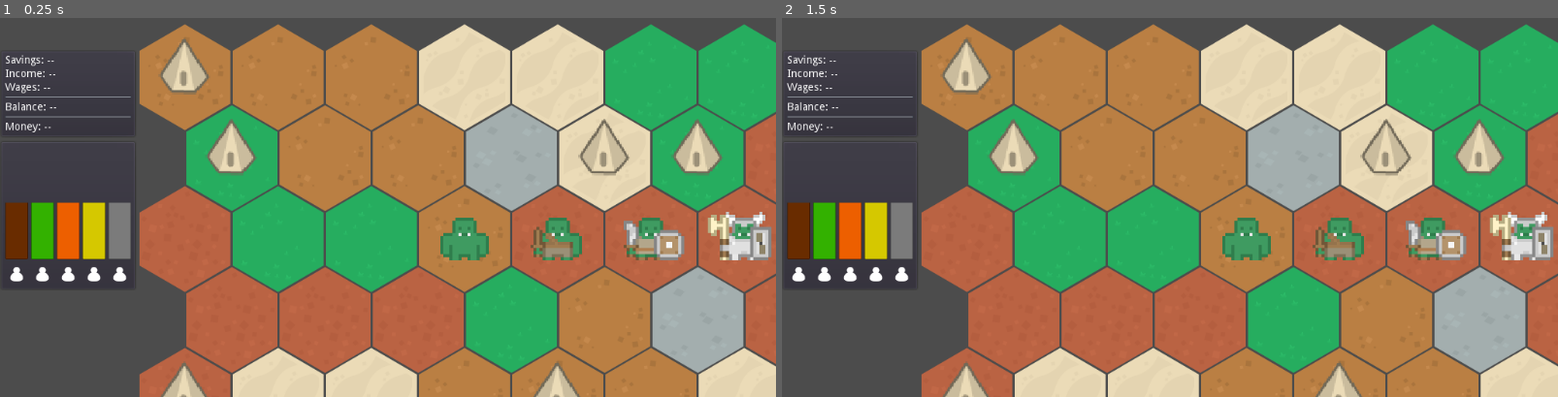
Above: before the commit, frames 1-2 (left to right).
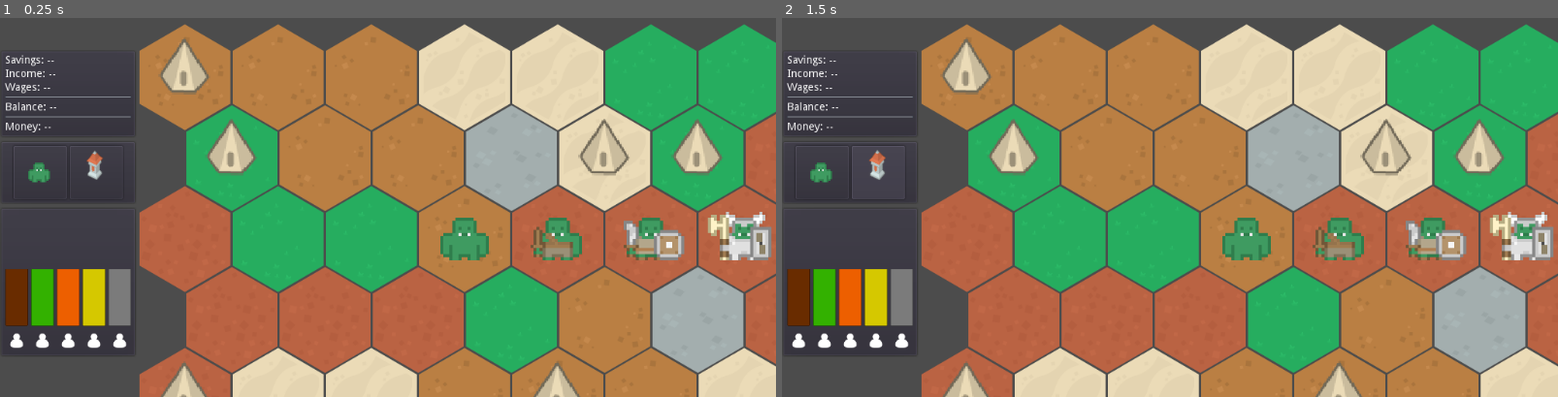
Above: after the commit, the same moments.

Repository: GreenArmadilloLizard/MPSlay
Game: Godot game, scene res://Level/World_1.tscn
The game is run twice, just before and just after one commit, with the same random seed, the same clock (stepped at 60 frames per second) and the same inputs. This scene is started directly instead of the project's main scene.
Inputs (mouse positions are in pixels of both pictures, inside the frame that each line leads up to):
- Up to frame 1 (0.25 s): no input
- Up to frame 2 (1.5 s): click (820, 173) at 0.52 s; click (875, 173) at 1.27 s

The runs differ from the first frame. In frame 1, 5.0% of the frame differs, in the area x 0-17%, y 35-89%; in frame 2, 5.0%, in the area x 0-17%, y 33-89%.

Commit message:
- Buy Buttons

Diff:
--- a/Level/World_1.tscn
+++ b/Level/World_1.tscn
@@ -1,7 +1,7 @@
 [gd_scene load_steps=19 format=2]
 
 [ext_resource path="res://Scripts/GameLogic.gd" type="Script" id=1]
-[ext_resource path="res://Scripts/Maps.gd" type="Script" id=2]
+[ext_resource path="res://Scripts/MapManager.gd" type="Script" id=2]
 [ext_resource path="res://Asstes/TileMap/dirt_06.png" type="Texture" id=3]
 [ext_resource path="res://Asstes/TileMap/grass_05.png" type="Texture" id=4]
 [ext_resource path="res://Asstes/TileMap/mars_07.png" type="Texture" id=5]
@@ -14,7 +14,7 @@
 [ext_resource path="res://Asstes/Objects/unit_t3.png" type="Texture" id=12]
 [ext_resource path="res://Asstes/Objects/unit_t4.png" type="Texture" id=13]
 [ext_resource path="res://Asstes/Effects/sleep_Z.png" type="Texture" id=14]
-[ext_resource path="res://Scenes/UIInfo.tscn" type="PackedScene" id=15]
+[ext_resource path="res://Scenes/UI/UIInfo.tscn" type="PackedScene" id=15]
 
 [sub_resource type="TileSet" id=1]
 0/name = "dirt_06.png 0"
--- a/Scenes/Human.tscn
+++ b/Scenes/Human.tscn
@@ -1,6 +1,6 @@
 [gd_scene load_steps=2 format=2]
 
-[ext_resource path="res://Scripts/Human.gd" type="Script" id=1]
+[ext_resource path="res://Scripts/AI/Human.gd" type="Script" id=1]
 
 [node name="Human" type="Node2D"]
 script = ExtResource( 1 )
@@ -10,3 +10,15 @@
 points = PoolVector2Array( 0, 0, 0, 0 )
 default_color = Color( 0.968627, 0.141176, 0.0392157, 0.643137 )
 texture_mode = 807499888
+
+[node name="CanvasLayer" type="CanvasLayer" parent="."]
+
+[node name="BuyingUnit" type="TextureRect" parent="CanvasLayer"]
+margin_left = -24.576
+margin_top = -30.0
+margin_right = 25.424
+margin_bottom = 30.0
+expand = true
+__meta__ = {
+"_edit_use_anchors_": false
+}
--- a/Scenes/NPC.tscn
+++ b/Scenes/NPC.tscn
@@ -1,6 +1,7 @@
 [gd_scene load_steps=2 format=2]
 
-[ext_resource path="res://Scripts/AI.gd" type="Script" id=1]
+[ext_resource path="res://Scripts/AI/AI.gd" type="Script" id=1]
+
 
 [node name="NPC" type="Node2D"]
 script = ExtResource( 1 )
--- a/Scenes/UIInfo.tscn
+++ b/Scenes/UI/UIInfo.tscn
@@ -1,9 +1,11 @@
-[gd_scene load_steps=5 format=2]
+[gd_scene load_steps=7 format=2]
 
 [ext_resource path="res://Scripts/UI/UIInfo.gd" type="Script" id=1]
 [ext_resource path="res://Scripts/UI/UI_BaseInfo.gd" type="Script" id=2]
 [ext_resource path="res://Scripts/UI/UI_PlayerInfo.gd" type="Script" id=3]
 [ext_resource path="res://Scenes/UI/UI_Player_Strength_Bar.tscn" type="PackedScene" id=4]
+[ext_resource path="res://Asstes/Objects/unit_t1.png" type="Texture" id=5]
+[ext_resource path="res://Asstes/Objects/tower.png" type="Texture" id=6]
 
 [node name="UIInfo" type="CanvasLayer"]
 script = ExtResource( 1 )
@@ -14,9 +16,11 @@
 margin_top = -159.0
 margin_right = 180.0
 margin_bottom = 159.0
+__meta__ = {
+"_edit_use_anchors_": false
+}
 
 [node name="BaseInfo" type="PanelContainer" parent="WindowContainer"]
-editor/display_folded = true
 margin_right = 180.0
 margin_bottom = 116.0
 script = ExtResource( 2 )
@@ -30,18 +34,24 @@
 [node name="Savings" type="Label" parent="WindowContainer/BaseInfo/VBoxContainer"]
 margin_right = 166.0
 margin_bottom = 14.0
+hint_tooltip = "How much money your Base has saved from last turn."
+mouse_filter = 0
 text = "Savings: --"
 
 [node name="Income" type="Label" parent="WindowContainer/BaseInfo/VBoxContainer"]
 margin_top = 18.0
 margin_right = 166.0
 margin_bottom = 32.0
+hint_tooltip = "Based on how many tiles are under control."
+mouse_filter = 0
 text = "Income: --"
 
 [node name="Wages" type="Label" parent="WindowContainer/BaseInfo/VBoxContainer"]
 margin_top = 36.0
 margin_right = 166.0
 margin_bottom = 50.0
+hint_tooltip = "Based on how much money your Units cost per turn."
+mouse_filter = 0
 text = "Wages: --"
 
 [node name="HSeparator" type="HSeparator" parent="WindowContainer/BaseInfo/VBoxContainer"]
@@ -53,6 +63,8 @@
 margin_top = 62.0
 margin_right = 166.0
 margin_bottom = 76.0
+hint_tooltip = "How much money your Base had on the start of the turn."
+mouse_filter = 0
 text = "Balance: --"
 
 [node name="HSeparator2" type="HSeparator" parent="WindowContainer/BaseInfo/VBoxContainer"]
@@ -64,12 +76,47 @@
 margin_top = 88.0
 margin_right = 166.0
 margin_bottom = 102.0
+hint_tooltip = "How much money your Base has left this turn."
+mouse_filter = 0
 text = "Money: --"
 
-[node name="PlayerInfo" type="PanelContainer" parent="WindowContainer"]
+[node name="Shop" type="PanelContainer" parent="WindowContainer"]
 margin_top = 120.0
 margin_right = 180.0
-margin_bottom = 318.0
+margin_bottom = 204.0
+
+[node name="HBoxContainer" type="HBoxContainer" parent="WindowContainer/Shop"]
+margin_left = 18.0
+margin_top = 7.0
+margin_right = 162.0
+margin_bottom = 77.0
+size_flags_horizontal = 4
+
+[node name="BuyTroopButt" type="Button" parent="WindowContainer/Shop/HBoxContainer"]
+margin_right = 70.0
+margin_bottom = 70.0
+rect_min_size = Vector2( 70, 70 )
+hint_tooltip = "Cost: 10"
+focus_mode = 0
+enabled_focus_mode = 0
+icon = ExtResource( 5 )
+expand_icon = true
+
+[node name="BuyTowerButt" type="Button" parent="WindowContainer/Shop/HBoxContainer"]
+margin_left = 74.0
+margin_right = 144.0
+margin_bottom = 70.0
+rect_min_size = Vector2( 70, 70 )
+hint_tooltip = "Cost: 30"
+focus_mode = 0
+enabled_focus_mode = 0
+icon = ExtResource( 6 )
+expand_icon = true
+
+[node name="PlayerInfo" type="PanelContainer" parent="WindowContainer"]
+margin_top = 208.0
+margin_right = 180.0
+margin_bottom = 406.0
 script = ExtResource( 3 )
 
 [node name="PlayerBars" type="HBoxContainer" parent="WindowContainer/PlayerInfo"]
@@ -100,3 +147,5 @@
 margin_left = 136.0
 margin_right = 166.0
 tint_color = Color( 0.517647, 0.517647, 0.517647, 1 )
+[connection signal="pressed" from="WindowContainer/Shop/HBoxContainer/BuyTroopButt" to="." method="_on_BuyTroopButt_pressed"]
+[connection signal="pressed" from="WindowContainer/Shop/HBoxContainer/BuyTowerButt" to="." method="_on_BuyTowerButt_pressed"]
--- a/Scenes/UI/UI_Player_Strength_Bar.tscn
+++ b/Scenes/UI/UI_Player_Strength_Bar.tscn
@@ -1,8 +1,9 @@
 [gd_scene load_steps=4 format=2]
 
-[ext_resource path="res://Scenes/UI/UI_Player_Strength_Bar.gd" type="Script" id=1]
+[ext_resource path="res://Scripts/UI/UI_Player_Strength_Bar.gd" type="Script" id=1]
 [ext_resource path="res://Asstes/UI/grey_panel.png" type="Texture" id=2]
 [ext_resource path="res://Asstes/UI/Icons/small/singleplayer.png" type="Texture" id=3]
+
 
 [node name="Player1" type="VBoxContainer"]
 margin_right = 30.0
--- a/Scripts/AI.gd
+++ b/Scripts/AI/AI.gd
@@ -1,30 +1,12 @@
 extends Player
+
+var map_manager_class := load("res://Scripts/MapManager.gd")
 # Moves are of the form ["move", pos1, pos2]
 
-enum tile_object{
-	Empty = -1,
-	Base = 0,
-	Tower = 1
-	Peasant = 2
-	}
+var map_simulation = null
 
-func start_turn(): # TODO: first buy, then move
-	# Find own Objects
-	var my_peasants = []
-	for obj in map_manager.object_map.get_used_cells():
-		if map_manager.get_team(obj) == player_info.team && map_manager.get_object(obj) == map_manager.tile_object.Peasant:
-			my_peasants.append(obj)
-	if len(my_peasants) == 0:
-		emit_signal("end_turn", player_info)
-		return
-	var moves = get_possible_moves_for_object(my_peasants[randi() % len(my_peasants)])
-	if len(moves) == 0:
-		emit_signal("end_turn", player_info)
-		return
-	var move = moves[randi() % len(moves)]
-	if move[0] == "move":
-		emit_signal("move_object", player_info, map_manager.map_to_world(move[1]), map_manager.map_to_world(move[2]))
-	emit_signal("end_turn", player_info)
+func start_turn():
+	map_simulation = get_copy_of_map(map_manager)
 
 func get_possible_moves_for_object(map_pos):
 	var moves = []
@@ -46,3 +28,16 @@
 		# TODO: all possible buys and places
 
 	return moves
+
+func get_copy_of_map(map_manager):
+	var new_manager = map_manager_class.new()
+	new_manager.ai_reset_map()
+
+	for cell in map_manager.get_all_tiles():
+		new_manager.floor_map.set_cellv(cell, map_manager.floor_map.get_cellv(cell))
+
+	for cell in map_manager.get_all_objects():
+		new_manager.object_map.set_cellv(cell, map_manager.object_map.get_cellv(cell))
+
+	new_manager._ready()
+	return new_manager
--- /dev/null
+++ b/Scripts/AI/Human.gd
@@ -0,0 +1,62 @@
+extends Player
+
+onready var cursor_image := $CanvasLayer/BuyingUnit
+onready var arrow := $Arrow
+
+export var alt_arrow_mode := false
+
+var start_lmb : Vector2
+var selected_buy := -1
+
+func _ready():
+	arrow.visible = false
+	set_process(true)
+
+func _input(event):
+	if event.is_action_pressed("move_object"):
+		if selected_buy == -1:
+			start_lmb = get_global_mouse_position()
+			arrow.points[0] = map_manager.map_to_world(map_manager.world_to_map(get_global_mouse_position())) + Vector2(10,15)
+			arrow.visible = true
+	elif event.is_action_released("move_object"):
+		if selected_buy == -1:
+			emit_signal("move_object", player_info, start_lmb , get_global_mouse_position())
+			arrow.visible = false
+		else:
+			emit_signal("place_object", player_info, get_global_mouse_position(), selected_buy)
+			set_selected_buy(-1)
+	elif event.is_action_pressed("place_object"):
+		emit_signal("place_object", player_info, get_global_mouse_position(), MapManager.tile_object.Peasant)
+	elif event.is_action_released("place_object"):
+		pass
+	elif event.is_action_pressed("end_turn"):
+		emit_signal("end_turn", player_info)
+	elif event.is_action_pressed("delete"):
+		emit_signal("remove_object", player_info, get_global_mouse_position())
+	elif event.is_action_pressed("ui_cancel"):
+		set_selected_buy(-1)
+
+func set_selected_buy(index):
+	if selected_buy == index:
+		return
+	if index != -1:
+		var obj_tex = map_manager.object_map.tile_set.tile_get_texture(index)
+		cursor_image.texture = obj_tex
+		cursor_image.visible = true
+	else:
+		cursor_image.visible = false
+	selected_buy = index
+
+func _process(delta):
+	if arrow.visible:
+		if alt_arrow_mode:
+			arrow.points[1] = map_manager.map_to_world(map_manager.world_to_map(get_global_mouse_position())) + Vector2(10,15)
+		else:
+			arrow.points[1] = get_global_mouse_position()
+	if cursor_image.visible:
+		cursor_image.rect_position = get_viewport().get_mouse_position()
+
+
+func _on_unit_buy(unit_index):
+	set_selected_buy(unit_index)
+	print("Buying Unit " + str(unit_index))
--- a/Scripts/Player.gd
+++ b/Scripts/AI/Player.gd
@@ -28,4 +28,4 @@
 		start_turn()
 
 func start_turn():
-	print("ITS YOUR TURN " + str(name))
+	print("It's your turn " + str(player_info.name))
--- a/Scripts/GameLogic.gd
+++ b/Scripts/GameLogic.gd
@@ -33,11 +33,11 @@
 	# set vars
 	client_player.set_network_master(selfPeerID)
 	client_player.init(Network.my_info, self, map)
+	$UIInfo.connect("unit_buy", client_player, "_on_unit_buy")
 
 	if selfPeerID == 1: # Load NPC, connect with end of turn
 		for player in Network.player_info:
 			possilbe_teams.erase(Network.player_info[player].team)
-		print(possilbe_teams)
 		for free_team in possilbe_teams:
 			var npc_player = load(npc_scene).instance()
 			npc_player.set_name("CPU " + str(free_team))
@@ -45,6 +45,7 @@
 			npc_player.init({name = "CPU " + str(free_team), team = free_team}, self, map)
 			print(npc_player.name + " was created.")
 
+	$UIInfo._on_Map_tile_changed(map.floor_map)
 	emit_signal("start_of_turn", current_team)
 
 func _on_player_move(player, from_world_pos, to_world_pos):
@@ -129,21 +130,21 @@
 		print("Wrong Place 2") # Nicht eigenes Feld
 		return
 	elif obj == map.get_object(map_pos): # Fuse
-		if base.money - map.object_cost[obj] < 0:
+		if base.money - map.object_buy_cost[obj] < 0:
 			print("Not enough Gold")
 		elif map.upgrade_troop(map_pos):
-			base.money -= map.object_cost[obj] # Pay
+			base.money -= map.object_buy_cost[obj] # Pay
 			map.update_tile(map_pos)
 		return
 	elif map.get_object(map_pos) != map.tile_object.Empty:
 		print("Wrong Place 3") # Target tile ist nicht leer
 		return
 
-	if base.money - map.object_cost[obj] < 0:
+	if base.money - map.object_buy_cost[obj] < 0:
 		print("Not enough Gold")
 		return
 	map.place_object(map_pos, obj)
-	base.money -= map.object_cost[obj] # Pay
+	base.money -= map.object_buy_cost[obj] # Pay
 	map.update_tile(map_pos)
 
 func _on_player_remove(player, world_pos):
--- a/Scripts/Human.gd
+++ /dev/null
@@ -1,33 +0,0 @@
-extends Player
-
-export var alt_arrow_mode := false
-
-var start_lmb : Vector2
-
-func _ready():
-	$Arrow.visible = false
-	set_process(true)
-
-func _input(event):
-	if event.is_action_pressed("move_object"):
-		start_lmb = get_global_mouse_position()
-		$Arrow.points[0] = map_manager.map_to_world(map_manager.world_to_map(get_global_mouse_position())) + Vector2(10,15)
-		$Arrow.visible = true
-	elif event.is_action_released("move_object"):
-		emit_signal("move_object", player_info, start_lmb , get_global_mouse_position())
-		$Arrow.visible = false
-	elif event.is_action_pressed("place_object"):
-		emit_signal("place_object", player_info, get_global_mouse_position(), 2)
-	elif event.is_action_released("place_object"):
-		pass
-	elif event.is_action_pressed("end_turn"):
-		emit_signal("end_turn", player_info)
-	elif event.is_action_pressed("delete"):
-		emit_signal("remove_object", player_info, get_global_mouse_position())
-
-func _process(delta):
-	if $Arrow.visible:
-		if alt_arrow_mode:
-			$Arrow.points[1] = map_manager.map_to_world(map_manager.world_to_map(get_global_mouse_position())) + Vector2(10,15)
-		else:
-			$Arrow.points[1] = get_global_mouse_position()
--- a/Scripts/Maps.gd
+++ b/Scripts/MapManager.gd
@@ -1,10 +1,12 @@
 extends Node
 
+class_name MapManager
+
 signal tile_changed(new_floor_map)
 
-onready var floor_map := $FloorMap
-onready var object_map := $ObjectMap
-onready var effect_map := $EffectMap
+var floor_map : TileMap
+var object_map : TileMap
+var effect_map : TileMap
 
 enum tile_object{
 	Empty = -1,
@@ -55,6 +57,11 @@
 var bases := []
 
 func _ready():
+	if floor_map == null:
+		floor_map = $FloorMap
+		object_map = $ObjectMap
+		effect_map = $EffectMap
+
 	#register Bases
 	bases.clear()
 	var all_obj_tiles = object_map.get_used_cells()
@@ -63,7 +70,6 @@
 			var new_base = BaseClass.new(map_pos)
 			bases.append(new_base)
 			update_tile(map_pos)
-	print("Starting with " + str(len(bases)) + " bases")
 
 	var all_floor_tiles = floor_map.get_used_cells()
 	for map_pos in all_floor_tiles:
@@ -73,14 +79,19 @@
 		update_base(base.position)
 		base.start_turn()
 
+
 func clear_effect(map_pos):
 	effect_map.set_cellv(map_pos, tile_effect.Empty)
 
 func set_effect(map_pos, effect):
 	effect_map.set_cellv(map_pos, effect)
 
+func get_all_objects():
+	return object_map.get_used_cells()
+
 func get_all_tiles():
 	return floor_map.get_used_cells()
+
 # returns removed object
 func remove_object(map_pos : Vector2) -> int:
 	var old_obj := object_map.get_cellv(map_pos) as int
@@ -311,3 +322,7 @@
 # returns the team on floor_map
 func get_team(map_pos : Vector2):
 	return floor_map.get_cellv(map_pos)
+
+func ai_reset_map():
+	floor_map = TileMap.new()
+	object_map = TileMap.new()
--- a/Scripts/UI/UIInfo.gd
+++ b/Scripts/UI/UIInfo.gd
@@ -1,4 +1,6 @@
 extends CanvasLayer
+
+signal unit_buy(unit_index)
 
 func _on_Game_select(player, map_pos, base):
 	$WindowContainer/BaseInfo.update_info(base)
@@ -10,3 +12,11 @@
 
 
 	$WindowContainer/PlayerInfo.update_bars(player_cells)
+
+
+func _on_BuyTroopButt_pressed():
+	emit_signal("unit_buy", MapManager.tile_object.Peasant)
+
+
+func _on_BuyTowerButt_pressed():
+	emit_signal("unit_buy", MapManager.tile_object.Tower)
--- a/Scripts/global.gd
+++ b/Scripts/global.gd
@@ -16,6 +16,16 @@
 	Stone = 4
 	}
 
+enum tile_object{
+	Empty = -1,
+	Base = 0,
+	Tower = 1
+	Peasant = 2,
+	Bandit = 3,
+	Warrior = 4,
+	Knight = 5
+	}
+
 func _ready():
 	seed(121117)
 
--- a/project.godot
+++ b/project.godot
@@ -14,13 +14,19 @@
 "language": "GDScript",
 "path": "res://Scripts/Base.gd"
 }, {
+"base": "Node",
+"class": "MapManager",
+"language": "GDScript",
+"path": "res://Scripts/MapManager.gd"
+}, {
 "base": "Node2D",
 "class": "Player",
 "language": "GDScript",
-"path": "res://Scripts/Player.gd"
+"path": "res://Scripts/AI/Player.gd"
 } ]
 _global_script_class_icons={
 "BaseClass": "",
+"MapManager": "",
 "Player": ""
 }
 
@@ -37,6 +43,55 @@
 
 [input]
 
+ui_accept={
+"deadzone": 0.5,
+"events": [  ]
+}
+ui_cancel={
+"deadzone": 0.5,
+"events": [ Object(InputEventKey,"resource_local_to_scene":false,"resource_name":"","device":0,"alt":false,"shift":false,"control":false,"meta":false,"command":false,"pressed":false,"scancode":16777217,"unicode":0,"echo":false,"script":null)
+ ]
+}
+ui_focus_next={
+"deadzone": 0.5,
+"events": [  ]
+}
+ui_focus_prev={
+"deadzone": 0.5,
+"events": [  ]
+}
+ui_left={
+"deadzone": 0.5,
+"events": [  ]
+}
+ui_right={
+"deadzone": 0.5,
+"events": [  ]
+}
+ui_up={
+"deadzone": 0.5,
+"events": [  ]
+}
+ui_down={
+"deadzone": 0.5,
+"events": [  ]
+}
+ui_page_up={
+"deadzone": 0.5,
+"events": [  ]
+}
+ui_page_down={
+"deadzone": 0.5,
+"events": [  ]
+}
+ui_home={
+"deadzone": 0.5,
+"events": [  ]
+}
+ui_end={
+"deadzone": 0.5,
+"events": [  ]
+}
 move_object={
 "deadzone": 0.5,
 "events": [ Object(InputEventMouseButton,"resource_local_to_scene":false,"resource_name":"","device":0,"alt":false,"shi …(212 unchanged characters)…
Renamed: Scenes/UI/UI_Player_Strength_Bar.gd -> Scripts/UI/UI_Player_Strength_Bar.gd
